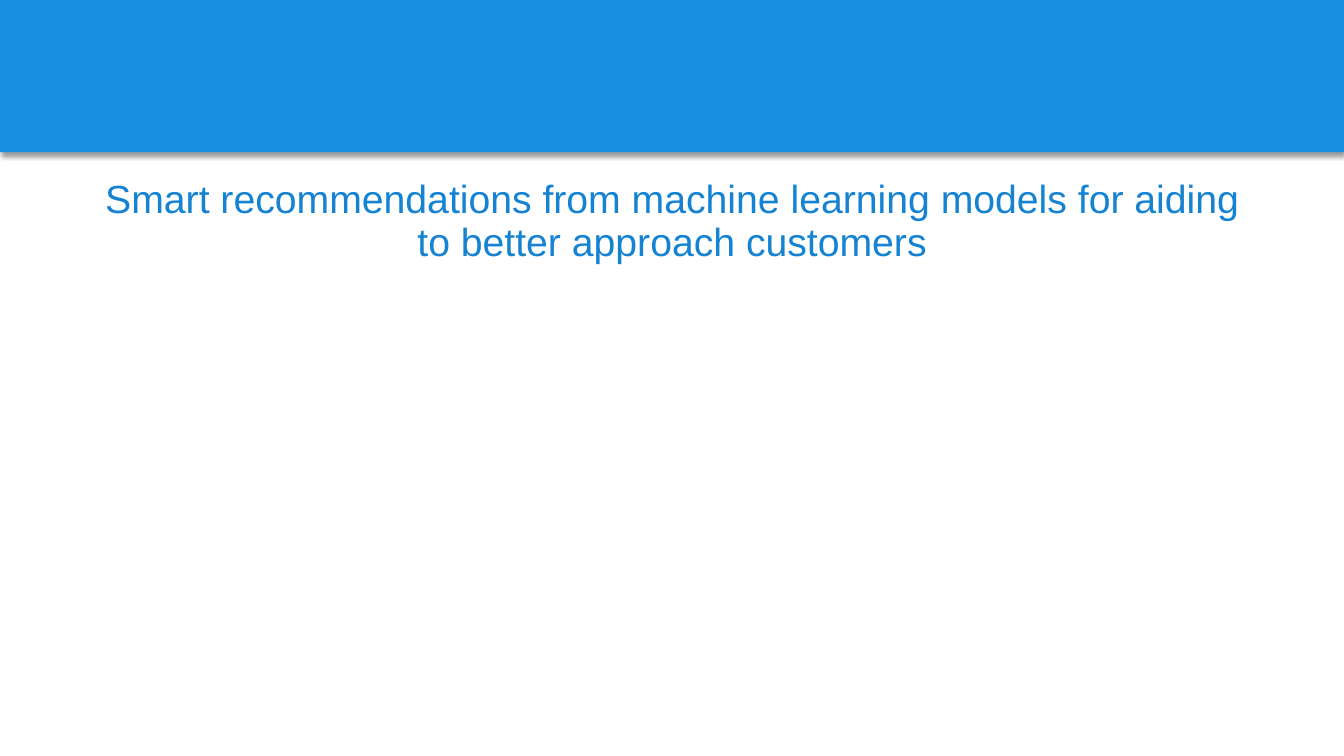
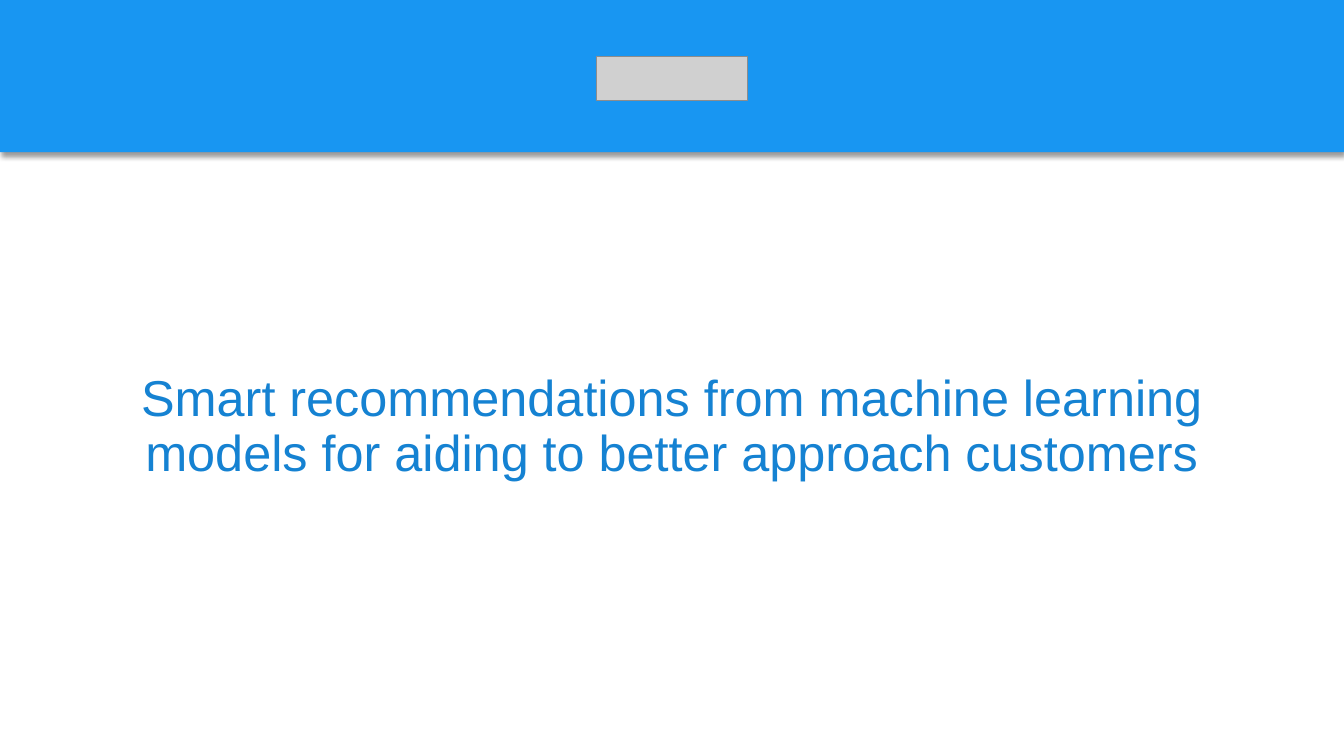
Before and after one commit to hackathon-cyinsurtech/Ali-Zavra, a slide deck: slide 13 of Documentation/advisor.pptx. Drawn at 1344x756 pixels with LibreOffice and Linux fonts; fonts in the diff are those of the drawing; grey boxes stand for pictures. Boxes give left, top, right and bottom in pixels: in the first picture for what was removed or moved away, otherwise in the second. Text is boxed around its words. In the diff, an @@ line names an element or a change of style, - is before the commit and + after.

```diff
--- a/Documentation/advisor.pptx
+++ b/Documentation/advisor.pptx
@@ rectangle at (x1=0, y1=0, x2=1344, y2=152): fill #198FE3 to #1896F2 @@
@@ picture added at (x1=597, y1=56, x2=747, y2=101) @@
@@ text "Smart recommendations from machine learning ..." at (x1=141, y1=379, x2=1202, y2=481): size 28 to 36 pt; vertical alignment top to middle @@
```
Also in this commit, not shown: 7 other slides changed, 8 slides added.
